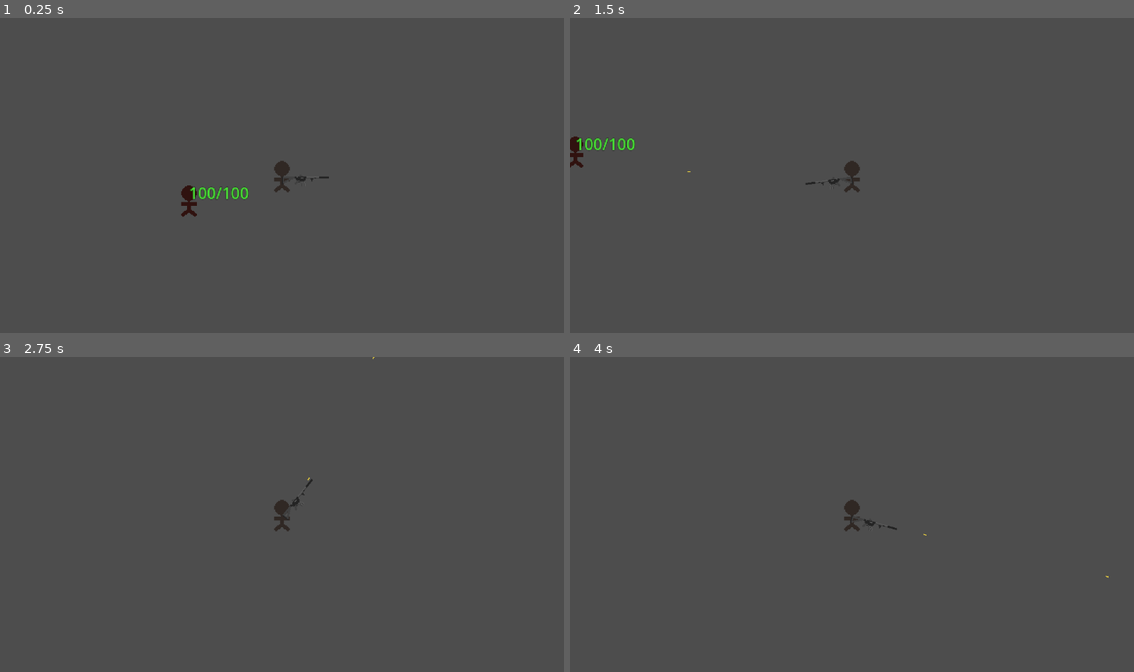
Above: before the commit, frames 1-4 (two rows, left to right).
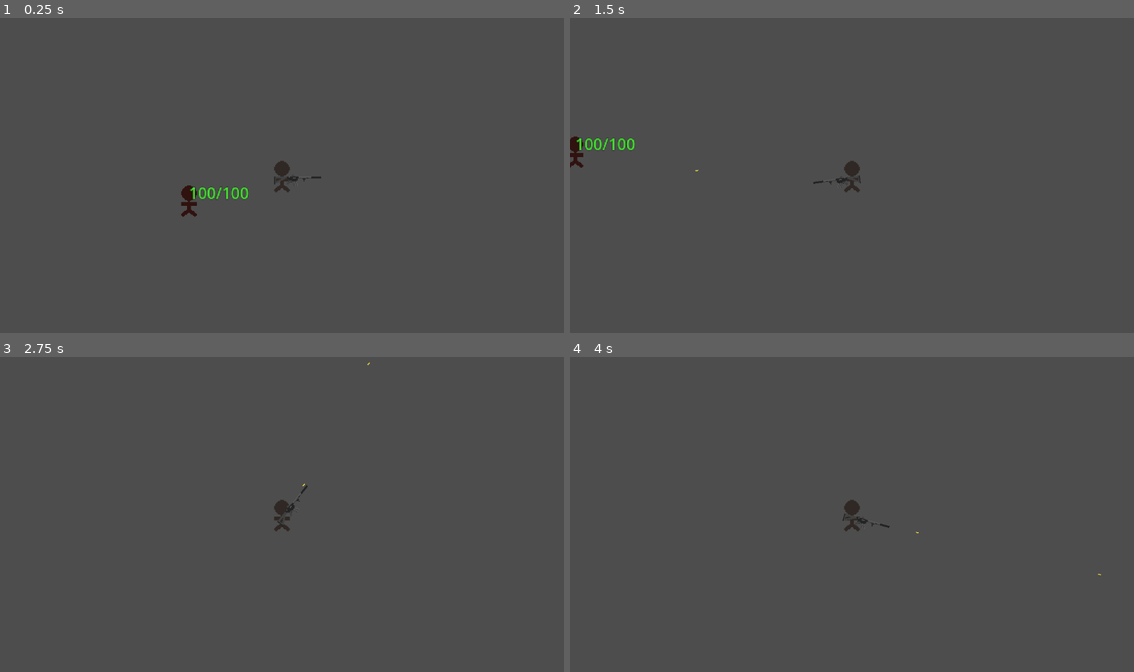
Above: after the commit, the same moments.

Repository: ExHilEr8/Personal-Game-Jam
Game: Godot game, scene res://scenes/main.tscn
The game is run twice, just before and just after one commit, with the same random seed, the same clock (stepped at 60 frames per second) and the same inputs. Sound files missing from this copy of the repository are replaced by a short silence.
Inputs (mouse positions are in pixels of both pictures, inside the frame that each line leads up to):
- Up to frame 1 (0.25 s): no input
- Up to frame 2 (1.5 s): tap Enter at 0.5 s; move the mouse to (976, 159) at 0.52 s; press the mouse at (976, 159) at 0.53 s; hold D (move_right) 0.53-1.28 s; move the mouse to (739, 191) at 1.27 s; release the mouse at (739, 191) at 1.28 s; hold S (move_down) from 1.28 s (still down); click (739, 191) at 1.35 s
- Up to frame 3 (2.75 s): move the mouse to (338, 445) at 2.02 s; release S (move_down) at 2.03 s; press the mouse at (338, 445) at 2.03 s; hold D (move_right) from 2.03 s (still down)
- Up to frame 4 (4 s): tap Space at 2.75 s; move the mouse to (823, 577) at 2.77 s; release D (move_right) at 2.78 s; release the mouse at (823, 577) at 2.78 s; hold W (move_up) 2.78-3.53 s; click (823, 577) at 2.85 s; tap Enter at 3.5 s; move the mouse to (1021, 561) at 3.52 s; press the mouse at (1021, 561) at 3.53 s; hold A (move_left) from 3.53 s (still down)

The runs differ from the first frame. In frame 1, less than 0.1% of the frame differs, in the area x 48-59%, y 50-53%; in frame 2, less than 0.1%; in frame 3, less than 0.1%, in the area x 49-67%, y 0-54%; in frame 4, less than 0.1%.

Commit message:
Comments, restructuring, and abstracting

Diff:
--- a/scenes/Projectile.gd
+++ b/scenes/Projectile.gd
@@ -1,8 +1,11 @@
 class_name Projectile extends ImpactEffect
+
+@export_category("Projectile Stats")
+@export var is_piercing: bool = false
 
 @export_category("Animation")
 @export var impact_animator: PackedScene
-@export var animation_name: String = "bulletimpact"
+@export var animation_name: String = "default"
 
 @export_category("Audio")
 @export var impact_sound: AudioStream
--- a/scenes/WeaponController.gd
+++ b/scenes/Weapon.gd
@@ -19,10 +19,15 @@
 @export var projectile: PackedScene
 
 var burst_timer: Timer
+var is_bursting = false
+
+# reload_timer is used to set the state of is_reloading
+# is_reloading is used to determine times when can_fire = false
+var reload_timer: Timer
+var is_reloading = false
+
 var fire_rate_timer: Timer
-var reload_timer: Timer
-var is_bursting = false
-var is_reloading = false
+
 var magazine_count: int
 
 var can_fire = true :
@@ -33,11 +38,10 @@
 
 func _ready():
 	fire_rate_timer = initialize_general_timer(fire_rate_timer)
+	burst_timer = initialize_general_timer(burst_timer)
+	reload_timer = initialize_general_timer(reload_timer)
 
-	reload_timer = initialize_general_timer(reload_timer)
 	reload_timer.timeout.connect(_reload_timer_finished)
-
-	burst_timer = initialize_general_timer(burst_timer)
 
 	magazine_count = magazine_size
 
@@ -48,9 +52,9 @@
 
 func check_attempt_reload():
 	if Input.is_action_just_pressed("reload") and reserve_ammo > 0 and magazine_count < magazine_size and is_reloading == false:
-		reload()
+		start_reload()
 
-func reload():
+func start_reload():
 	reload_timer.start(reload_time)
 	is_reloading = true
 
@@ -64,26 +68,30 @@
 	if(can_fire == true):
 		if(is_hitscan == true):
 			fire_hitscan()
+
 		elif(is_burst_fire == true):
 			is_bursting = true
 
 			for n in (burst_amount):
 				determine_can_fire()
-				fire_projectile(projectile_speed)
+				fire_projectile(projectile, projectile_speed, $BulletInstancePoint.get_global_position())
 				burst_timer.start(burst_fire_rate)
 				await burst_timer.timeout
 
 			is_bursting = false
+
 		else:
-			fire_projectile(projectile_speed)
+			fire_projectile(projectile, projectile_speed, $BulletInstancePoint.get_global_position())
 
 		fire_rate_timer.start(fire_rate)
 
-func fire_projectile(speed: float):
+# fire_projectile() uses the projectile: PackedScene which is generally provided
+#	in the editor per gun. See ProjectilePrefab.tscn for more info
+func fire_projectile(projectile_scene: PackedScene, speed: float, projectile_start_point: Vector2):
 	magazine_count -= 1
 
-	var projectile_instance = projectile.instantiate()
-	projectile_instance.position = $BulletInstancePoint.get_global_position()
+	var projectile_instance = projectile_scene.instantiate()
+	projectile_instance.position = projectile_start_point
 	projectile_instance.rotation = global_rotation
 	projectile_instance.apply_impulse(Vector2(speed, 0).rotated(global_rotation), Vector2())
 	get_tree().get_root().add_child(projectile_instance)
@@ -100,11 +108,15 @@
 	var result = space_state.intersect_ray(bullet_raycast)
 
 func _reload_timer_finished():
+	reload()
+
+func reload() -> void:
 	var amount_to_reload = magazine_size - magazine_count
 
 	if(amount_to_reload > reserve_ammo):
 		magazine_count += reserve_ammo
 		reserve_ammo = 0
+
 	else:
 		magazine_count += amount_to_reload
 		reserve_ammo -= amount_to_reload
@@ -129,12 +141,15 @@
 	if(is_reloading == true):
 		can_fire = false
 		return
+
 	elif(is_bursting == true):
 		can_fire = false
 		return
+
 	elif(magazine_count == 0):
 		can_fire = false
 		return
+
 	elif(fire_rate_timer.time_left > 0):
 		can_fire = false
 		return
--- a/scenes/main.tscn
+++ b/scenes/main.tscn
@@ -1,7 +1,7 @@
 [gd_scene load_steps=7 format=3 uid="uid://dib3hnth51t1o"]
 
 [ext_resource type="PackedScene" uid="uid://dbwiyy32jjiv8" path="res://scenes/player/player.tscn" id="1_scfp7"]
-[ext_resource type="Script" path="res://scenes/WeaponContainer.gd" id="2_ex5qh"]
+[ext_resource type="Script" path="res://scenes/weapon_container.gd" id="2_ex5qh"]
 [ext_resource type="PackedScene" uid="uid://cv3jeqsihp3ey" path="res://scenes/weapons/assault_rifles/m4.tscn" id="3_tawrs"]
 [ext_resource type="Texture2D" uid="uid://8ba48ruimrsk" path="res://assets/sprites/tempplayer.png" id="4_c8107"]
 [ext_resource type="PackedScene" uid="uid://bew6phnc4wfen" path="res://scenes/prefabs/EnemyPrefab.tscn" id="4_oagll"]
@@ -18,11 +18,10 @@
 script = ExtResource("2_ex5qh")
 
 [node name="Weapon" parent="Player/WeaponContainer" instance=ExtResource("3_tawrs")]
-position = Vector2(24, 4)
+position = Vector2(16, 4)
 damage = 5.0
 projectile_speed = 1200.0
 fire_rate = 0.1
-burst_amount = 3
 
 [node name="EnemyPrefab" parent="." instance=ExtResource("4_oagll")]
 position = Vector2(-95, 25)
--- a/scenes/prefabs/WeaponPrefab.tscn
+++ b/scenes/prefabs/WeaponPrefab.tscn
@@ -1,6 +1,6 @@
 [gd_scene load_steps=2 format=3 uid="uid://d2ubpcvlc0win"]
 
-[ext_resource type="Script" path="res://scenes/WeaponController.gd" id="1_rtqdb"]
+[ext_resource type="Script" path="res://scenes/Weapon.gd" id="1_rtqdb"]
 
 [node name="Weapon" type="Sprite2D"]
 script = ExtResource("1_rtqdb")
--- a/scenes/projectile_animations/m4bulletanimation.tscn
+++ b/scenes/projectile_animations/m4bulletanimation.tscn
@@ -42,15 +42,12 @@
 "texture": SubResource("AtlasTexture_wgfke")
 }],
 "loop": false,
-"name": &"bulletimpact",
+"name": &"default",
 "speed": 5.0
 }]
 
 [node name="BulletEffectAnimation" type="AnimatedSprite2D"]
 sprite_frames = SubResource("SpriteFrames_415qa")
-animation = &"bulletimpact"
-frame = 4
-frame_progress = 1.0
 speed_scale = 3.0
 script = ExtResource("1_fju5b")
 
--- a/scenes/projectiles/m4bullet.tscn
+++ b/scenes/projectiles/m4bullet.tscn
@@ -11,7 +11,7 @@
 [node name="Projectile" type="RigidBody2D" groups=["Projectile"]]
 lock_rotation = true
 continuous_cd = 1
-max_contacts_reported = 1
+max_contacts_reported = 99
 contact_monitor = true
 script = ExtResource("1_famcw")
 impact_animator = ExtResource("2_juq4l")
--- a/scenes/weapons/assault_rifles/m4.tscn
+++ b/scenes/weapons/assault_rifles/m4.tscn
@@ -1,6 +1,6 @@
 [gd_scene load_steps=4 format=3 uid="uid://cv3jeqsihp3ey"]
 
-[ext_resource type="Script" path="res://scenes/WeaponController.gd" id="1_4crjc"]
+[ext_resource type="Script" path="res://scenes/Weapon.gd" id="1_4crjc"]
 [ext_resource type="Texture2D" uid="uid://djoccl10ixo2k" path="res://assets/sprites/m4.png" id="1_hvxti"]
 [ext_resource type="PackedScene" uid="uid://cm0aq0yd2skvp" path="res://scenes/projectiles/m4bullet.tscn" id="2_iilyh"]
 
--- a/scenes/weapons/pistols/pistol.tscn
+++ b/scenes/weapons/pistols/pistol.tscn
@@ -1,7 +1,7 @@
 [gd_scene load_steps=4 format=3 uid="uid://id5go3a541wm"]
 
 [ext_resource type="Texture2D" uid="uid://db4ugxtwnbp6" path="res://assets/sprites/temppistol.png" id="1_kegjo"]
-[ext_resource type="Script" path="res://scenes/WeaponController.gd" id="2_khq8r"]
+[ext_resource type="Script" path="res://scenes/Weapon.gd" id="2_khq8r"]
 [ext_resource type="PackedScene" uid="uid://cpw5b5csmui8a" path="res://scenes/projectiles/tempbullet.tscn" id="3_htrof"]
 
 [node name="Pistol" type="Sprite2D"]
Renamed: scenes/WeaponContainer.gd -> scenes/weapon_container.gd
